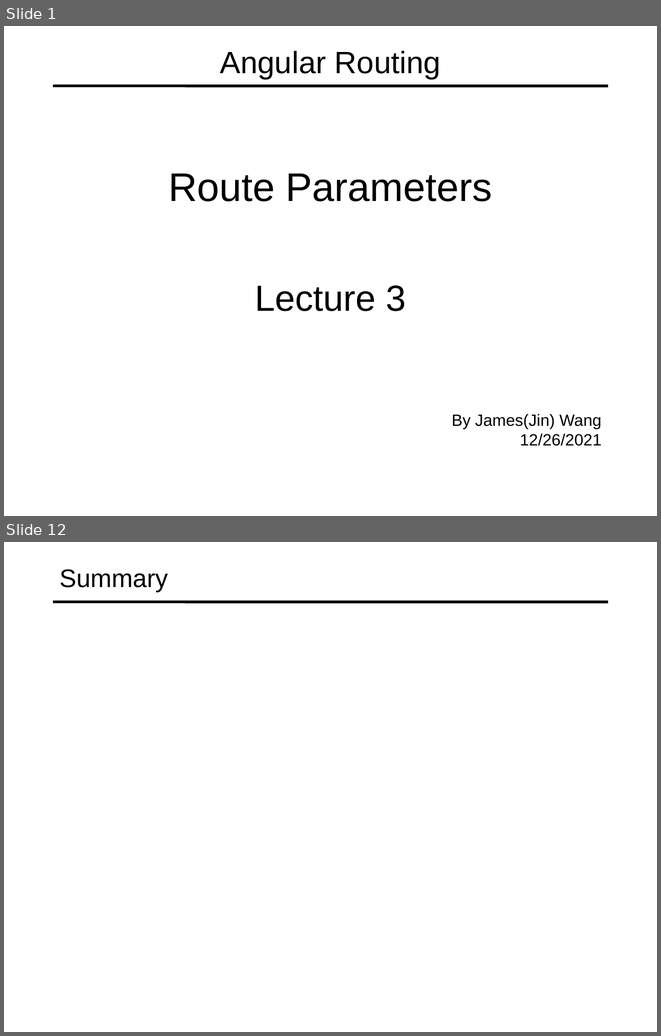
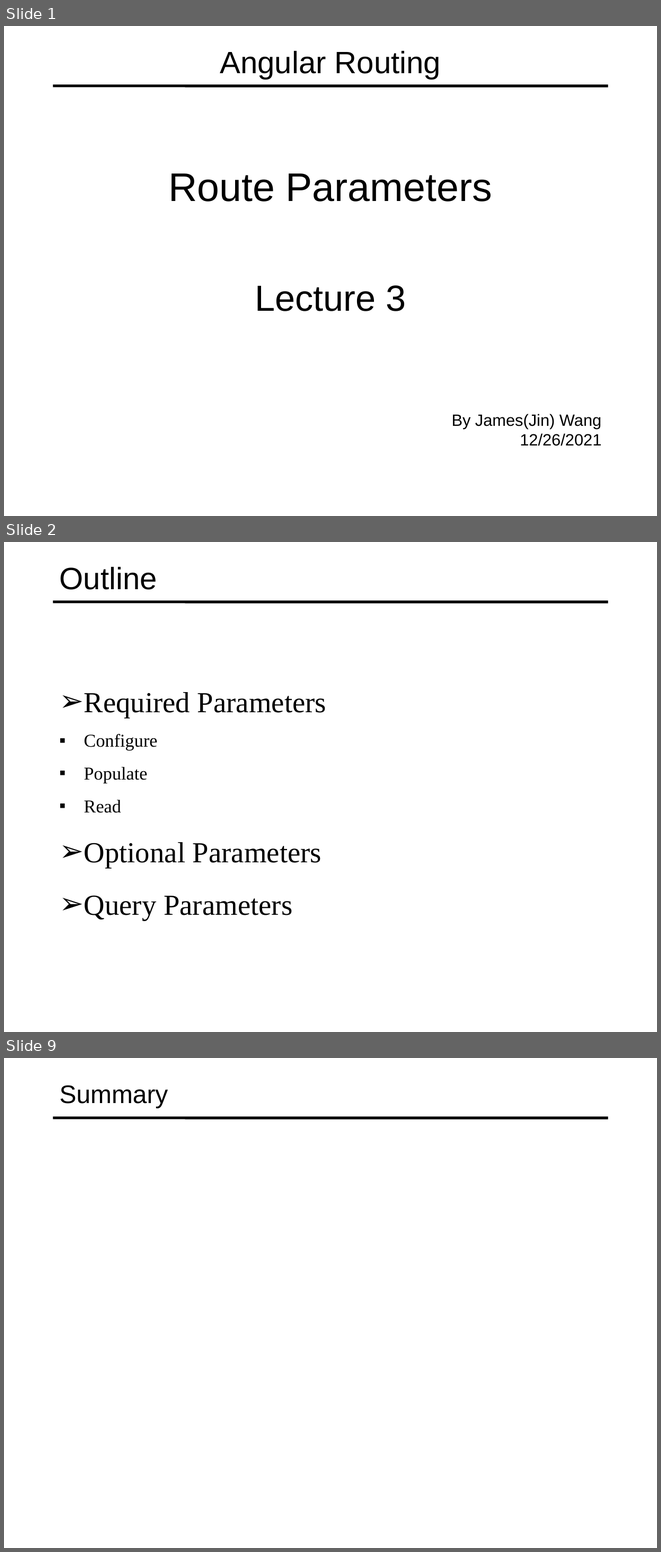
Before and after one commit to specter01wj/Jago_Link_Training, a slide deck: Angular/Angular12/Deep Dive/Angular Routing/3_Route Parameters/L3_Route Parameters.ppt. Shown one above the other, each under a label of ours: slides 1 and 12 before the commit, slides 1, 2 and 9 after it; the slides between them are not shown. The pictures are 661x1036 and 661x1552 pixels, drawn with LibreOffice and Linux fonts; fonts in the diff are those of the drawing. Boxes give left, top, right and bottom in pixels: in the first picture for what was removed or moved away, otherwise in the second. Text is boxed around its words. In the diff, an @@ line names an element or a change of style, - is before the commit and + after.

```diff
--- a/Angular/Angular12/Deep Dive/Angular Routing/3_Route Parameters/L3_Route Parameters.ppt
+++ b/Angular/Angular12/Deep Dive/Angular Routing/3_Route Parameters/L3_Route Parameters.ppt
@@ slide 2 added at (x1=4, y1=542, x2=657, y2=1032), background #FFFFFF; not listed: 1 template element that a slide beside it also shows @@
@@ title added at (x1=60, y1=567, x2=157, y2=590), 34 pt, text #000000 @@
+Outline
@@ text added at (x1=84, y1=692, x2=326, y2=920), 32 pt, text #000000 @@
+➢ Required Parameters
+▪ Configure
+▪ Populate
+▪ Read
+➢ Optional Parameters
+➢ Query Parameters
@@ what was slide 12 is now slide 9 @@
```
Also in this commit, not shown: 6 other slides added, 10 slides removed.
